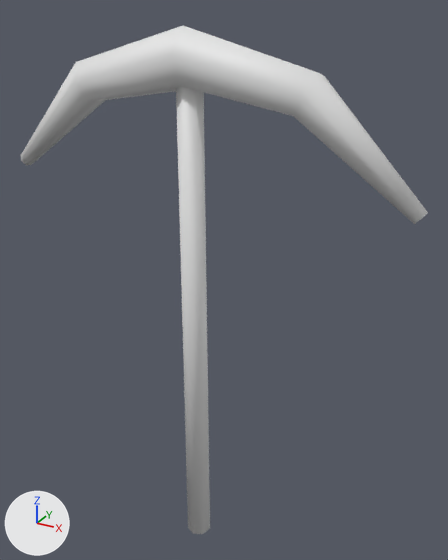
What one commit did to the glTF model assets/models/items/copper_pickaxe.glb.
One viewpoint serves both versions: a camera (50 mm lens) standing at (0.484, -0.781, 0.825) and looking at (0.029, 0.046, 0.411). The lights are fixed; the arrows at lower left show +X, +Y and +Z. The first picture is the older version.

In view in the first picture: 'copper_pickaxe_v0'.
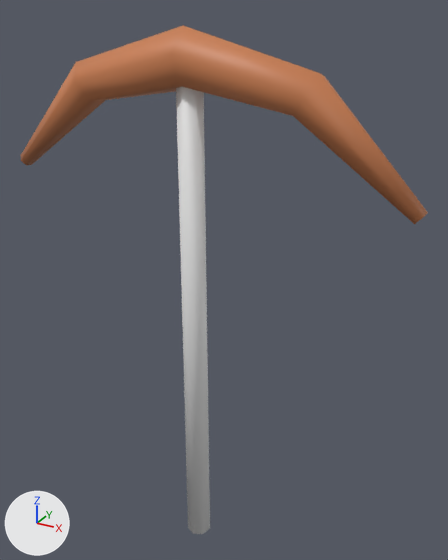
Where the change shows, as pixel boxes [x1, y1, x2, y2] in the pictures (448 x 560 px):
part 1 of me_copper_pickaxe_v0, recoloured (white to orange): [21, 26, 428, 224] in both

Diff of the bpy script that builds the scene:
```diff
--- a/assets/models/items/copper_pickaxe.glb.py
+++ b/assets/models/items/copper_pickaxe.glb.py
@@ me_copper_pickaxe_v0 @@
 me_copper_pickaxe_v0.from_pydata(...)  # 44 vertices, 80 faces; spans x -0.347..0.348, y -0.044..0.044, z -0.1..0.803
 # used by ob_copper_pickaxe_v0; location = (0.0, 0.0, 0.0)
+# me_copper_pickaxe_v0 part 1: 56 faces centred in x -0.345..0.344, y -0.036..0.036, z 0.574..0.782 are repainted in the vertex colours; the middle colour goes from white #ffffff to orange #e08c5a
 me_copper_pickaxe_v0.materials.append(mat_prop_planks)
```
